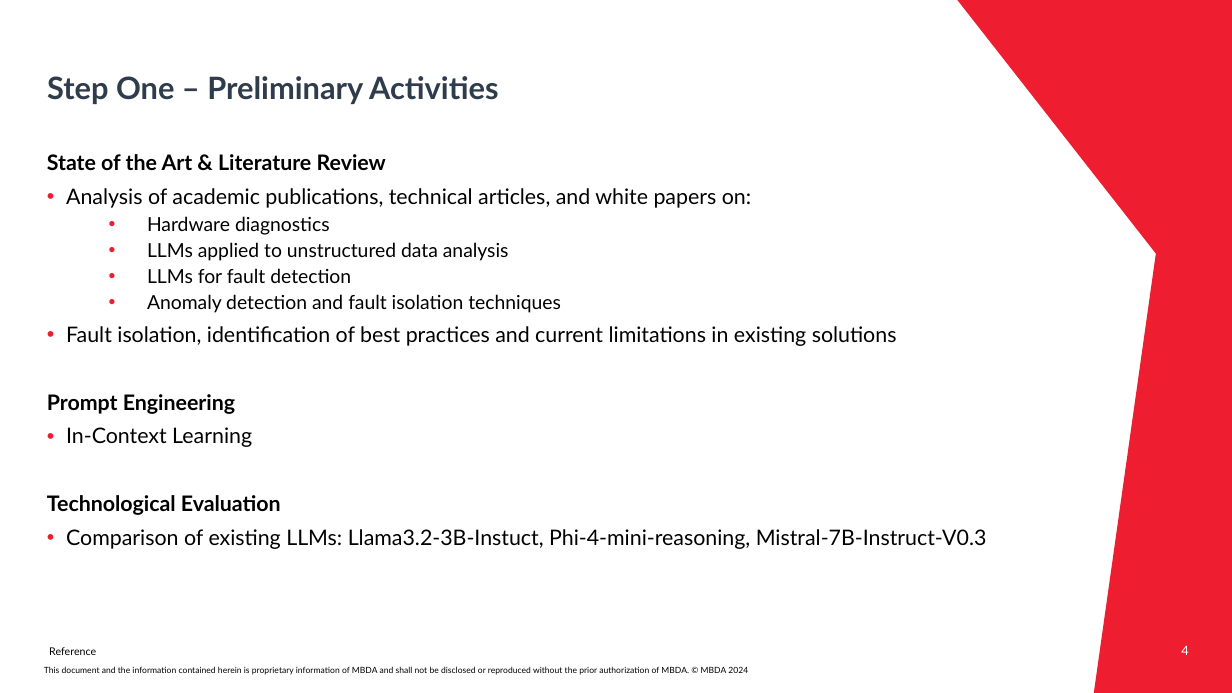
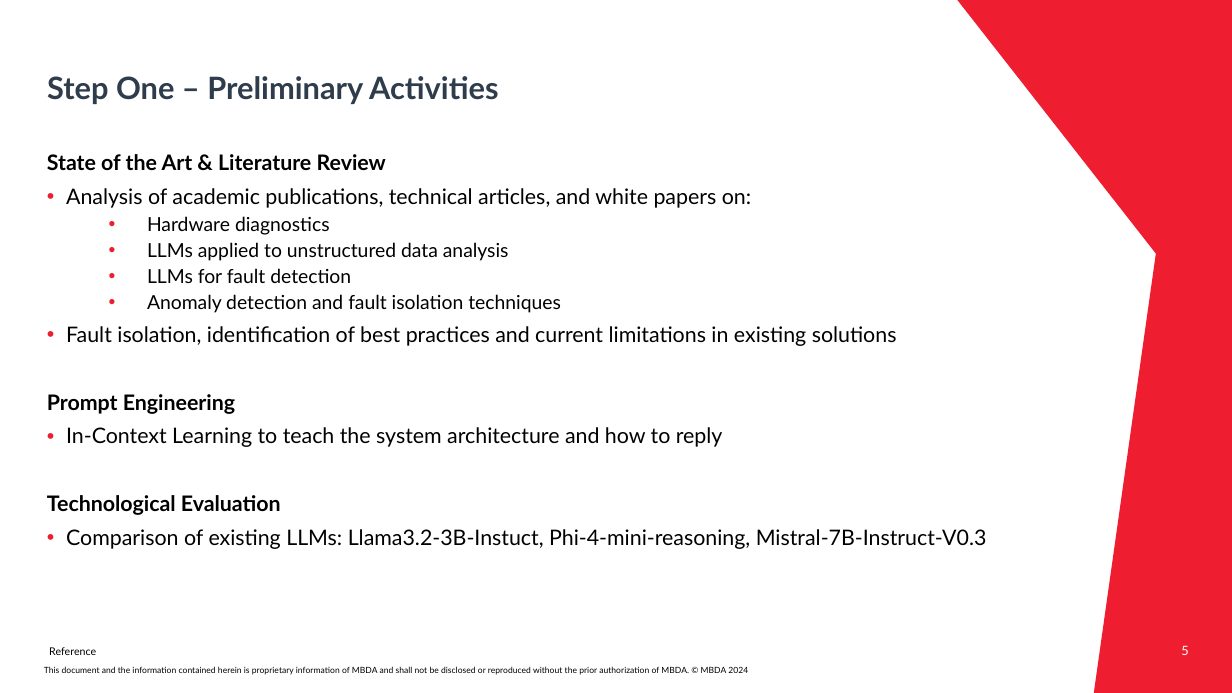
Before and after one commit to Mqtth3w/master-thesis-mbda-unipr, a slide deck: slide 5 of Presentation_Gianvenuti.pptx (slide 4 before the commit). Drawn at 1232x693 pixels with LibreOffice and Linux fonts; fonts in the diff are those of the drawing; background and template pictures are left out. Boxes give left, top, right and bottom in pixels: in the first picture for what was removed or moved away, otherwise in the second. Text is boxed around its words. In the diff, an @@ line names an element or a change of style, - is before the commit and + after.

```diff
--- a/Presentation_Gianvenuti.pptx
+++ b/Presentation_Gianvenuti.pptx
@@ text at (66,427,723,447): text changed @@
-• In-Context Learning
+• In-Context Learning to teach the system architecture and how to reply
@@ page number at (1181,645,1188,655): text changed @@
-4
+5
```
Also in this commit, not shown: 9 other slides changed, 2 slides added.
